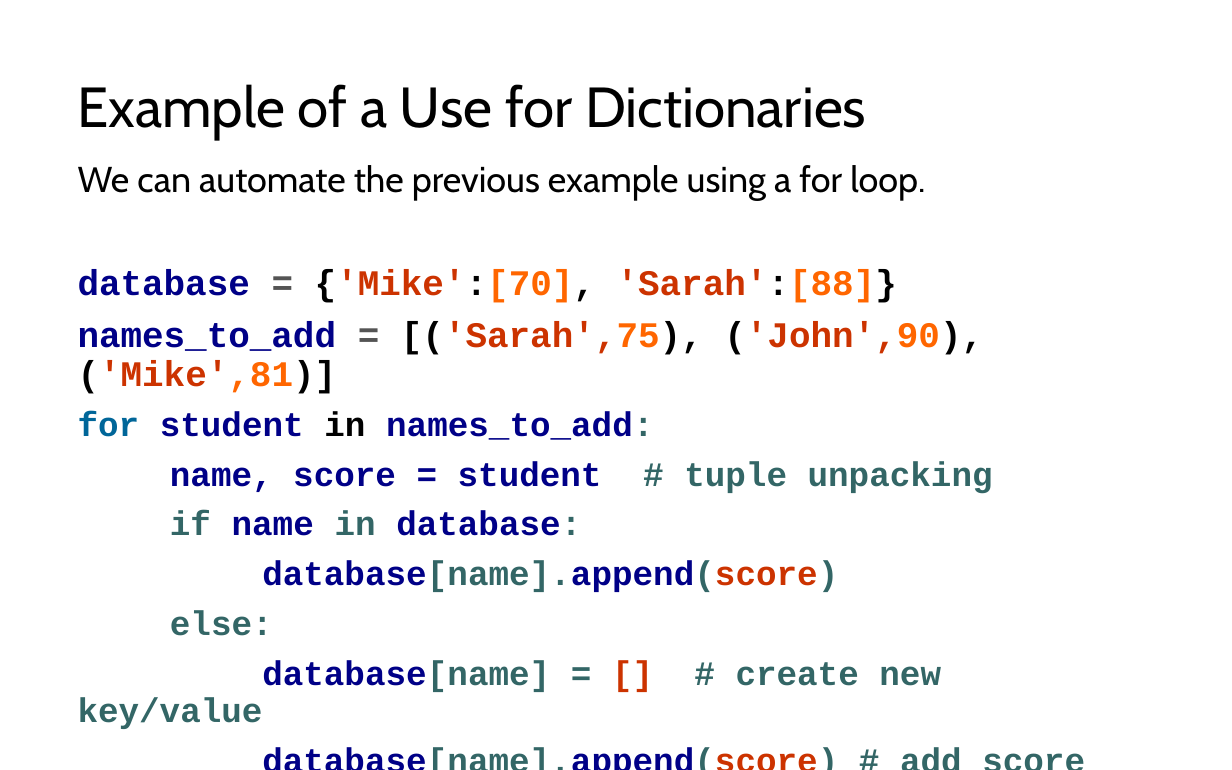
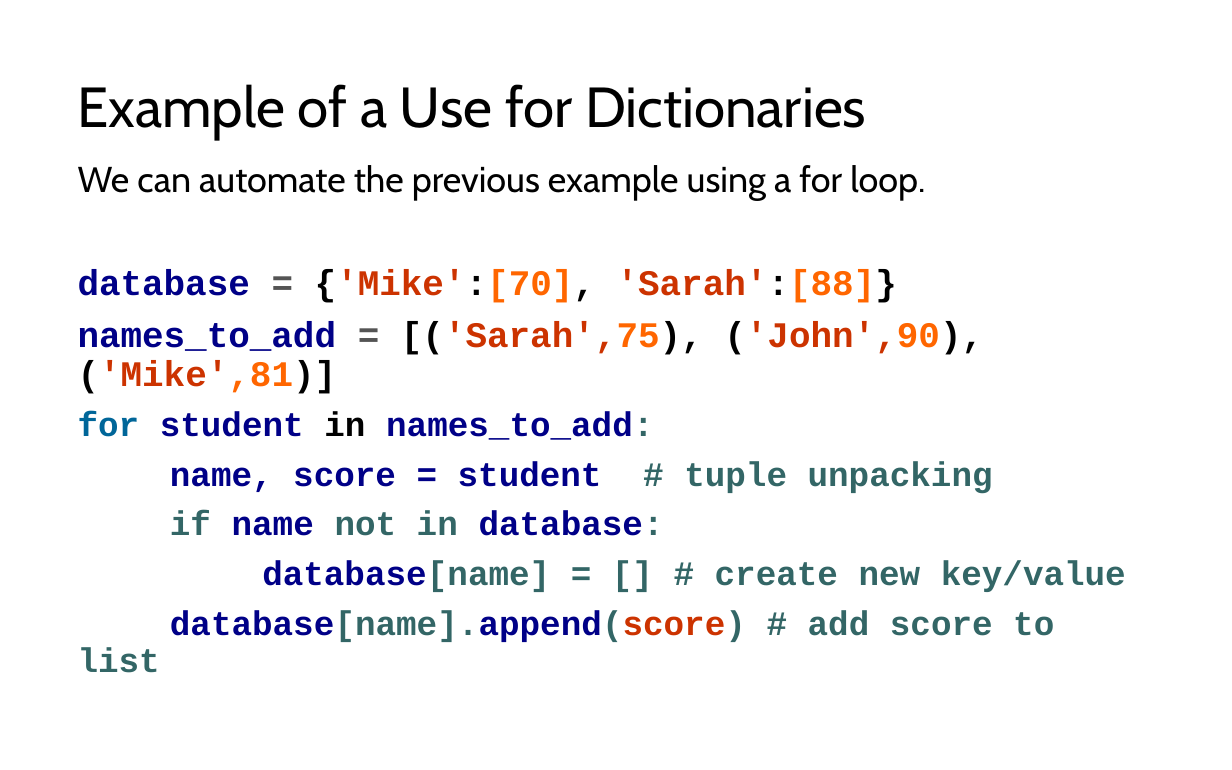
Before and after one commit to LongBaoNguyen/longbaonguyen.github.io, a slide deck: slide 28 of courses/apcsp/lect7.pptx. Drawn at 1232x770 pixels with LibreOffice and Linux fonts; fonts in the diff are those of the drawing. Boxes give left, top, right and bottom in pixels: in the first picture for what was removed or moved away, otherwise in the second. Text is boxed around its words. In the diff, an @@ line names an element or a change of style, - is before the commit and + after.

```diff
--- a/courses/apcsp/lect7.pptx
+++ b/courses/apcsp/lect7.pptx
@@ text at <box>170,510,664,536</box>: text changed @@
-if name in database:
-database[name].append(score)
-else:
+if name not in database:
@@ text at <box>262,560,1126,592</box>: text colour #CC3300 to #336666 in "[]" @@
```
Also in this commit, not shown: 1 other file.
